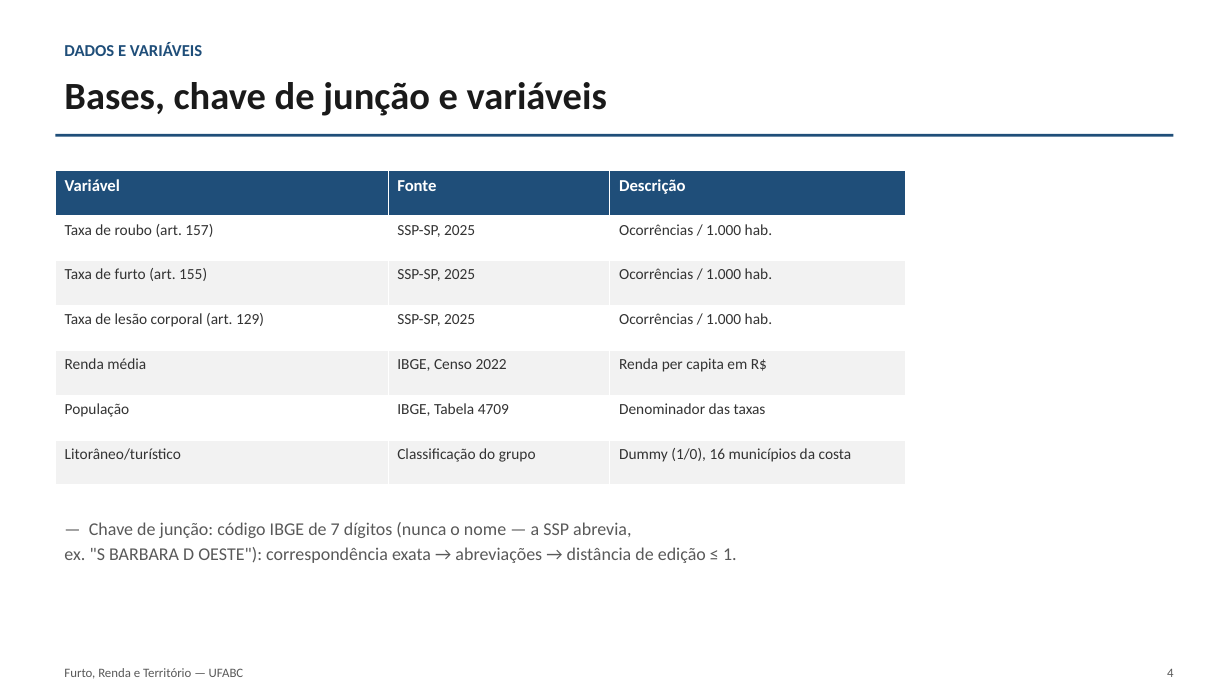
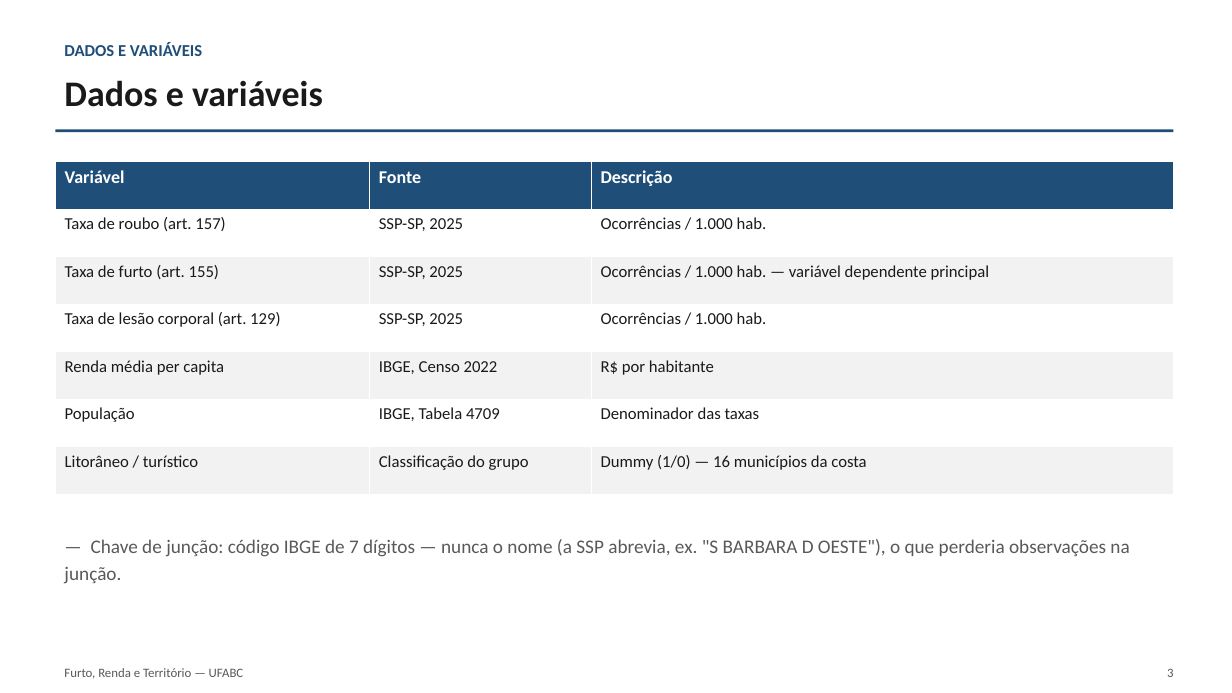
Before and after one commit to euusoujc/territory, a slide deck: slide 3 of slides/apresentacao_final.pptx (slide 4 before the commit). Drawn at 1232x693 pixels with LibreOffice and Linux fonts; fonts in the diff are those of the drawing. Boxes give left, top, right and bottom in pixels: in the first picture for what was removed or moved away, otherwise in the second. Text is boxed around its words. In the diff, an @@ line names an element or a change of style, - is before the commit and + after.

```diff
--- a/slides/apresentacao_final.pptx
+++ b/slides/apresentacao_final.pptx
@@ text at bbox=[64, 80, 323, 107]: text changed; size 30 to 28 pt @@
-Bases, chave de junção e variáveis
+Dados e variáveis
@@ rectangle: place and size @@
-rectangle at bbox=[55, 134, 1174, 137]
+rectangle at bbox=[55, 129, 1174, 132]
@@ table at bbox=[55, 162, 1174, 494] @@
-row 3, column 3: Ocorrências / 1.000 hab.
+row 3, column 3: Ocorrências / 1.000 hab. — variável dependente principal
-row 5, column 1: Renda média
+row 5, column 1: Renda média per capita
-row 5, column 3: Renda per capita em R$
+row 5, column 3: R$ por habitante
-row 7, column 1: Litorâneo/turístico
+row 7, column 1: Litorâneo / turístico
-row 7, column 3: Dummy (1/0), 16 municípios da costa
+row 7, column 3: Dummy (1/0) — 16 municípios da costa
@@ size 13 to 14 pt in "Variável", "Fonte", "Descrição" @@
@@ size 12 to 13 pt, text colour #333333 to #1A1A1A in "Taxa de roubo (art. 157)", "SSP-SP, 2025", "Ocorrências / 1.000 hab.", "Taxa de furto (art. 155)" and 9 more places @@
@@ table: place and size @@
-table at bbox=[55, 171, 906, 485]
+table at bbox=[55, 162, 1174, 494]
@@ text at bbox=[64, 539, 1129, 584]: text changed; size 14 to 15 pt @@
-— Chave de junção: código IBGE de 7 dígitos (nunca o nome — a SSP abrevia,
-ex. "S BARBARA D OESTE"): correspondência exata → abreviações → distância de edição ≤ 1.
+— Chave de junção: código IBGE de 7 dígitos — nunca o nome (a SSP abrevia, ex. "S BARBARA D OESTE"), o que perderia observações na junção.
@@ text at bbox=[1167, 668, 1173, 677]: text changed @@
-4
+3
```
Also in this commit, not shown: 7 other slides changed, 5 slides added, 7 slides removed, 3 other files.
